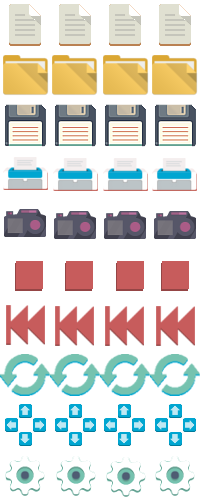
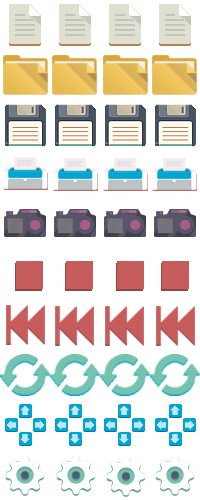
The second 200x500 image is a revision of the first. Changes to its layers:
painted on "camera.png" over [54, 209, 196, 239]
